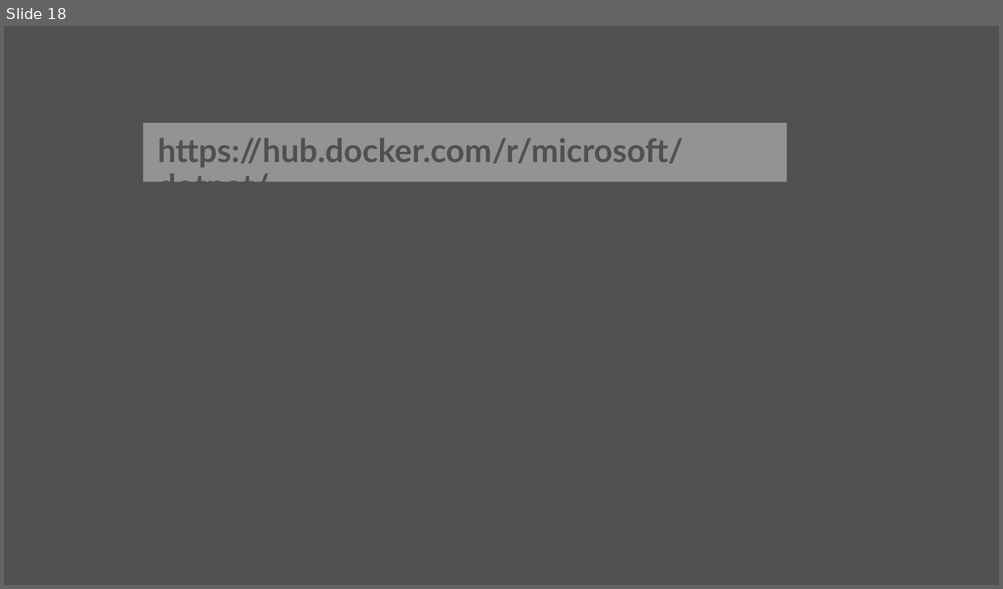
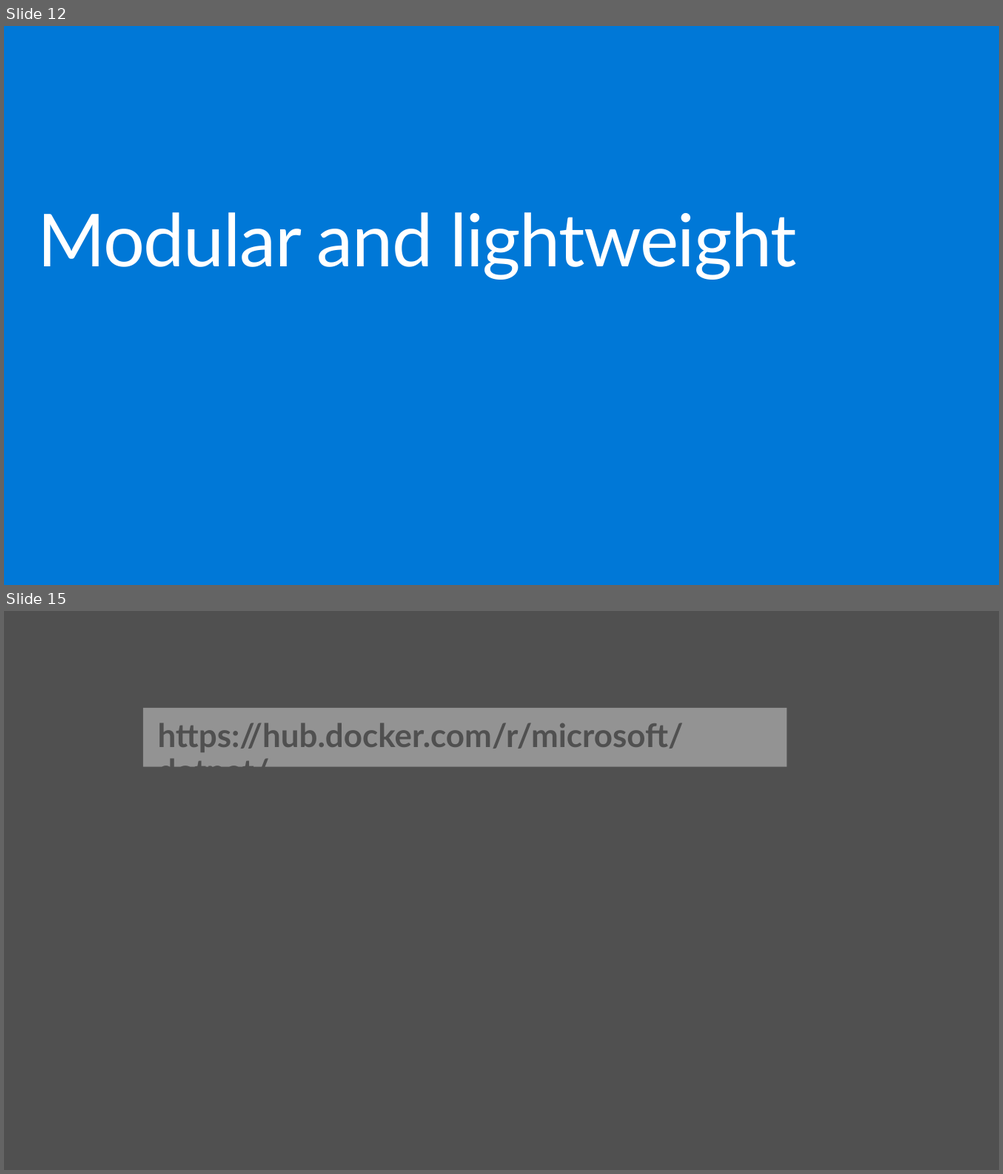
Before and after one commit to spboyer/angular-aspnetcore-workshop, a slide deck: docs/1-Overview-Setup-and-Getting-Started/netcore-workshop-overview-tools.pptx. Shown one above the other, each under a label of ours: slide 18 before the commit, slides 12 and 15 after it; the slides between them are not shown. The pictures are 1003x589 and 1003x1174 pixels, drawn with LibreOffice and Linux fonts; fonts in the diff are those of the drawing; background and template pictures are left out. Boxes give left, top, right and bottom in pixels: in the first picture for what was removed or moved away, otherwise in the second. Text is boxed around its words. In the diff, an @@ line names an element or a change of style, - is before the commit and + after.

```diff
--- a/docs/1-Overview-Setup-and-Getting-Started/netcore-workshop-overview-tools.pptx
+++ b/docs/1-Overview-Setup-and-Getting-Started/netcore-workshop-overview-tools.pptx
@@ slide 12 added at (x1=4, y1=26, x2=999, y2=585), background #0078D7 @@
@@ title added at (x1=37, y1=212, x2=797, y2=280), 72 pt, text #FFFFFF @@
+Modular and lightweight
@@ what was slide 18 is now slide 15 @@
```
Also in this commit, not shown: 9 slides changed, 2 other slides added, 11 slides removed.
